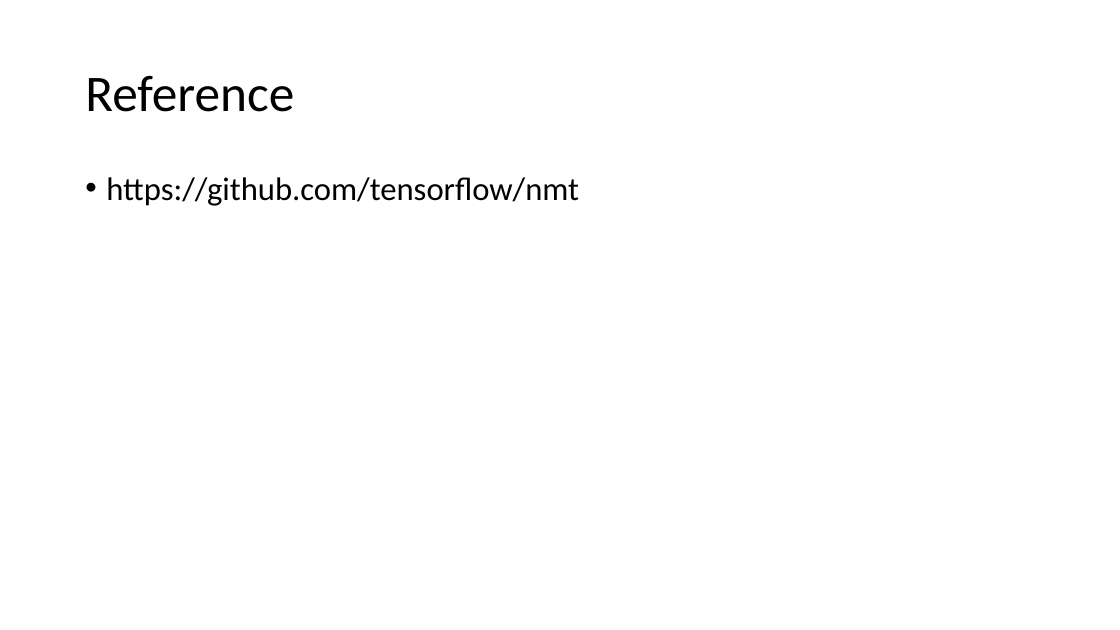
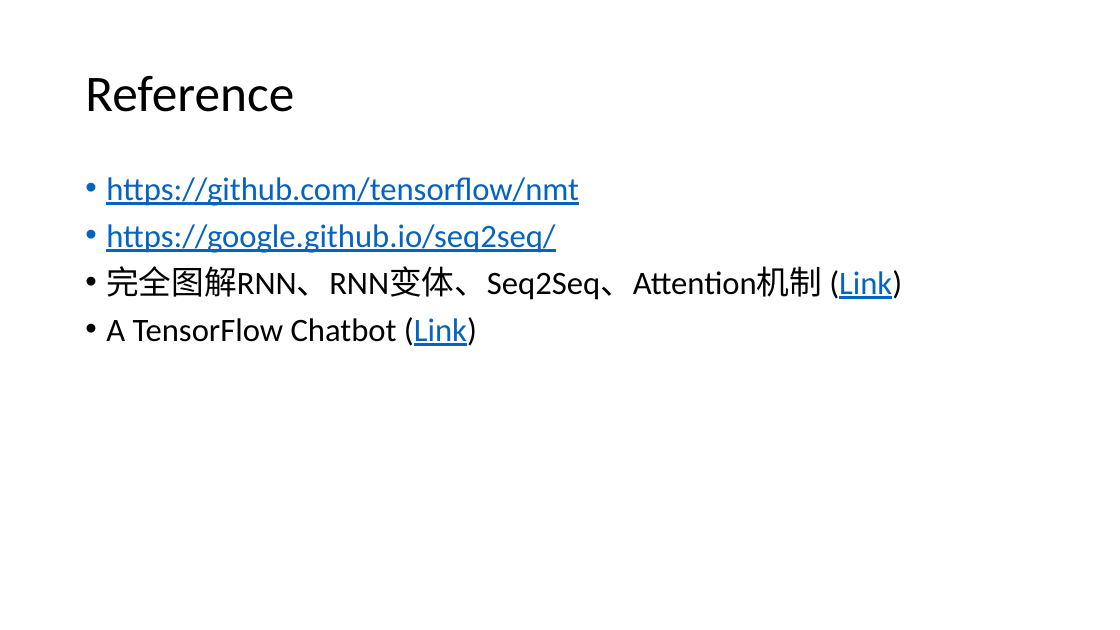
Before and after one commit to foamliu/Learning-DL, a slide deck: slide 8 of nlp/Seq2Seq.pptx (slide 3 before the commit). Drawn at 1120x630 pixels with LibreOffice and Linux fonts; fonts in the diff are those of the drawing. Boxes give left, top, right and bottom in pixels: in the first picture for what was removed or moved away, otherwise in the second. Text is boxed around its words. In the diff, an @@ line names an element or a change of style, - is before the commit and + after.

```diff
--- a/nlp/Seq2Seq.pptx
+++ b/nlp/Seq2Seq.pptx
@@ text at bbox=[106, 177, 579, 206]: text colour #000000 to #0563C1, underline on in "https://github.com/tensorflow/nmt" @@
@@ text at bbox=[106, 224, 902, 346]: paragraphs added @@
+• https://google.github.io/seq2seq/
+• 完全图解RNN、RNN变体、Seq2Seq、Attention机制 (Link)
+• A TensorFlow Chatbot (Link)
```
Also in this commit, not shown: 1 other slide changed, 6 slides added, 1 slide removed, 1 other file.
